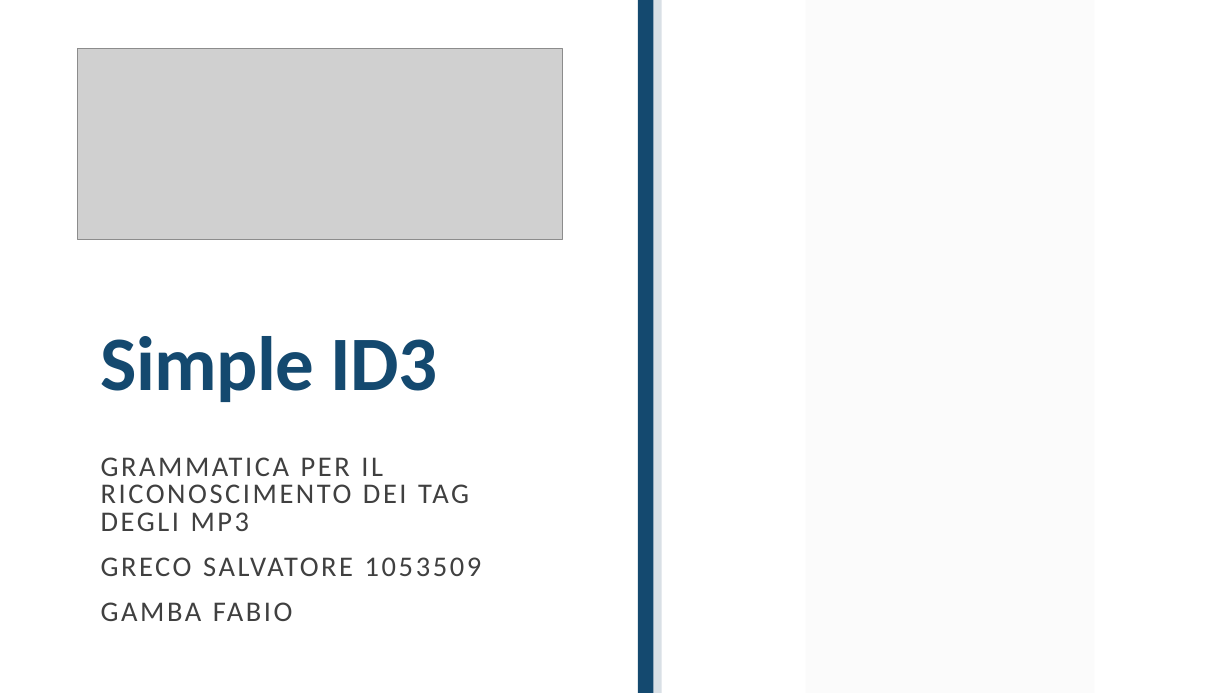
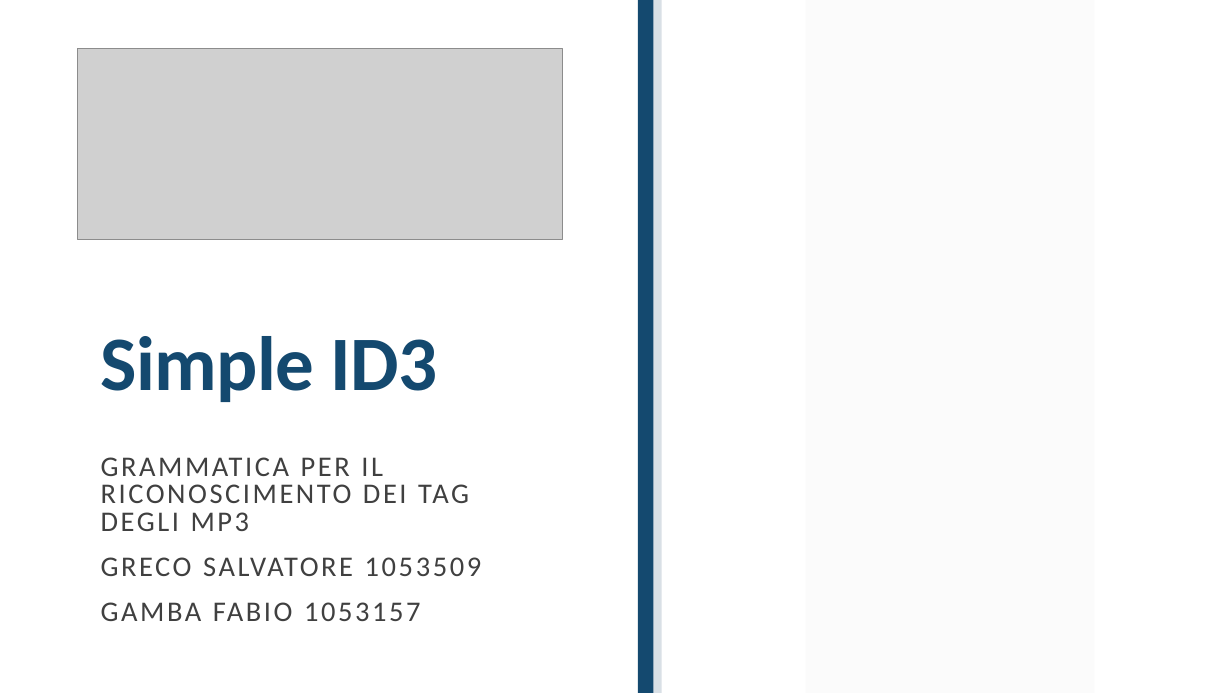
Before and after one commit to atusghen/SimpleID3, a slide deck: slide 1 of presentazione.pptx. Drawn at 1232x693 pixels with LibreOffice and Linux fonts; fonts in the diff are those of the drawing; grey boxes stand for pictures. Boxes give left, top, right and bottom in pixels: in the first picture for what was removed or moved away, otherwise in the second. Text is boxed around its words. In the diff, an @@ line names an element or a change of style, - is before the commit and + after.

```diff
--- a/presentazione.pptx
+++ b/presentazione.pptx
@@ subtitle at [101,602,420,621]: text changed @@
-GAMBA FABIO
+GAMBA FABIO 1053157
```
Also in this commit, not shown: 1 other slide changed, 2 slides added, 7 other files.
